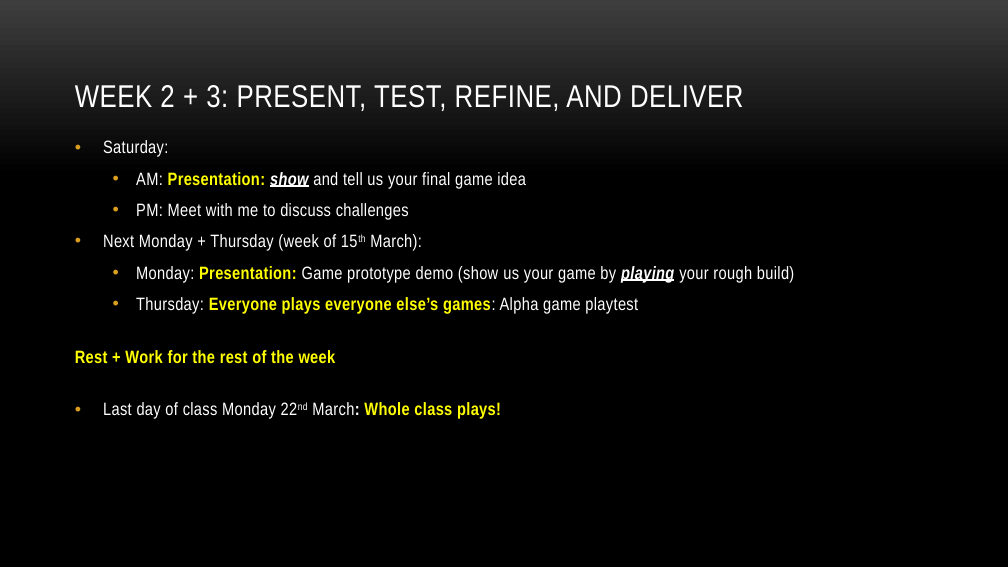
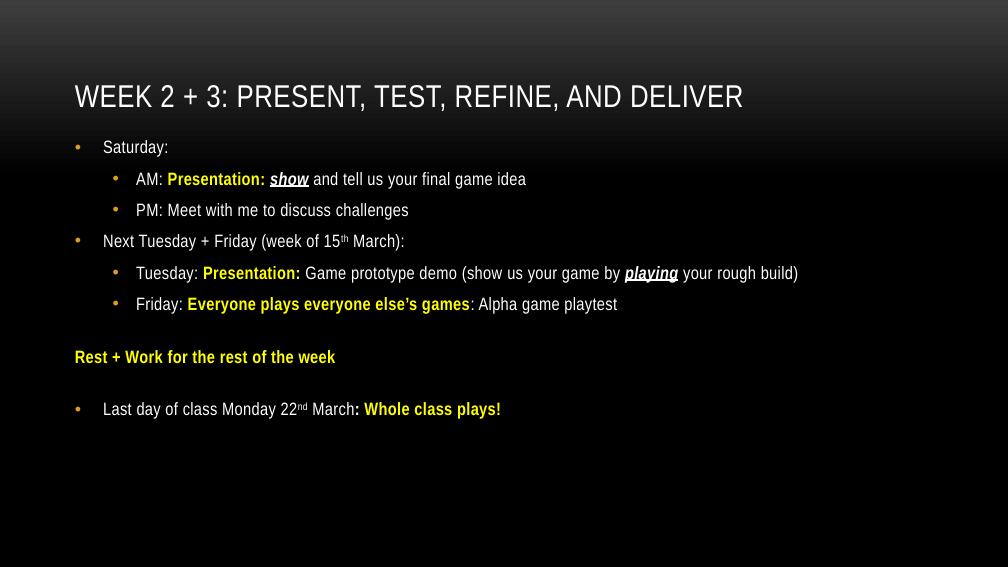
Before and after one commit to myuwbclasses/IntroGameDev-XJTU, a slide deck: slide 13 of PPT/Intro.pptx. Drawn at 1008x567 pixels with LibreOffice and Linux fonts; fonts in the diff are those of the drawing; background and template pictures are left out. Boxes give left, top, right and bottom in pixels: in the first picture for what was removed or moved away, otherwise in the second. Text is boxed around its words. In the diff, an @@ line names an element or a change of style, - is before the commit and + after.

```diff
--- a/PPT/Intro.pptx
+++ b/PPT/Intro.pptx
@@ text at bbox=[103, 234, 798, 314]: text changed @@
-• Next Monday + Thursday (week of 15th March):
-  • Monday: Presentation: Game prototype demo (show us your game by playing your rough build)
-  • Thursday: Everyone plays everyone else’s games: Alpha game playtest
+• Next Tuesday + Friday (week of 15th March):
+  • Tuesday: Presentation: Game prototype demo (show us your game by playing your rough build)
+  • Friday: Everyone plays everyone else’s games: Alpha game playtest
```
Also in this commit, not shown: 1 other slide changed.
